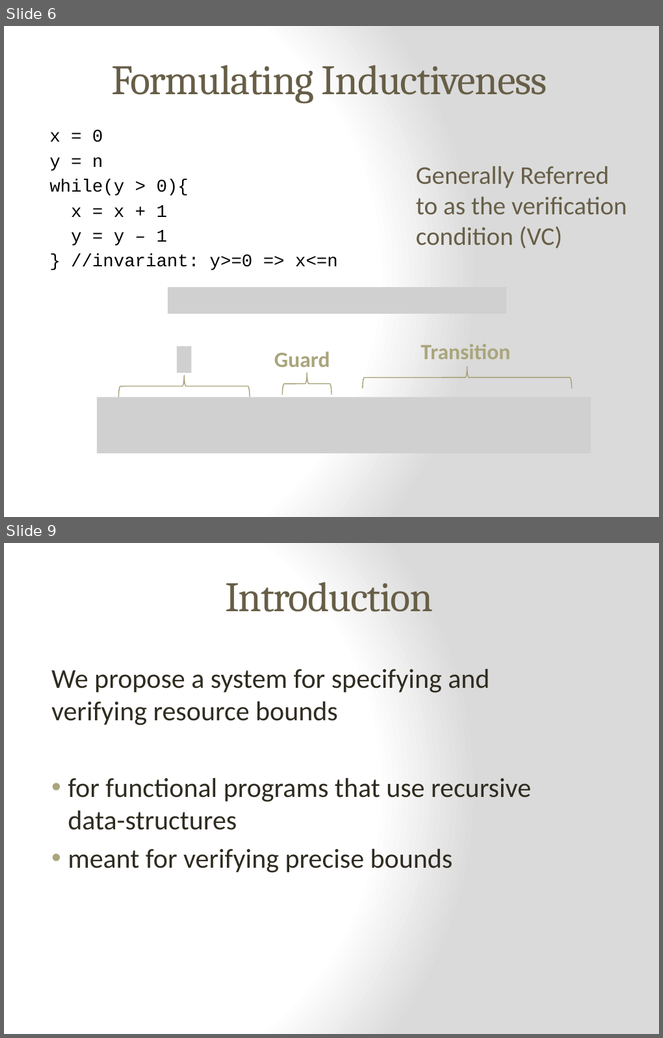
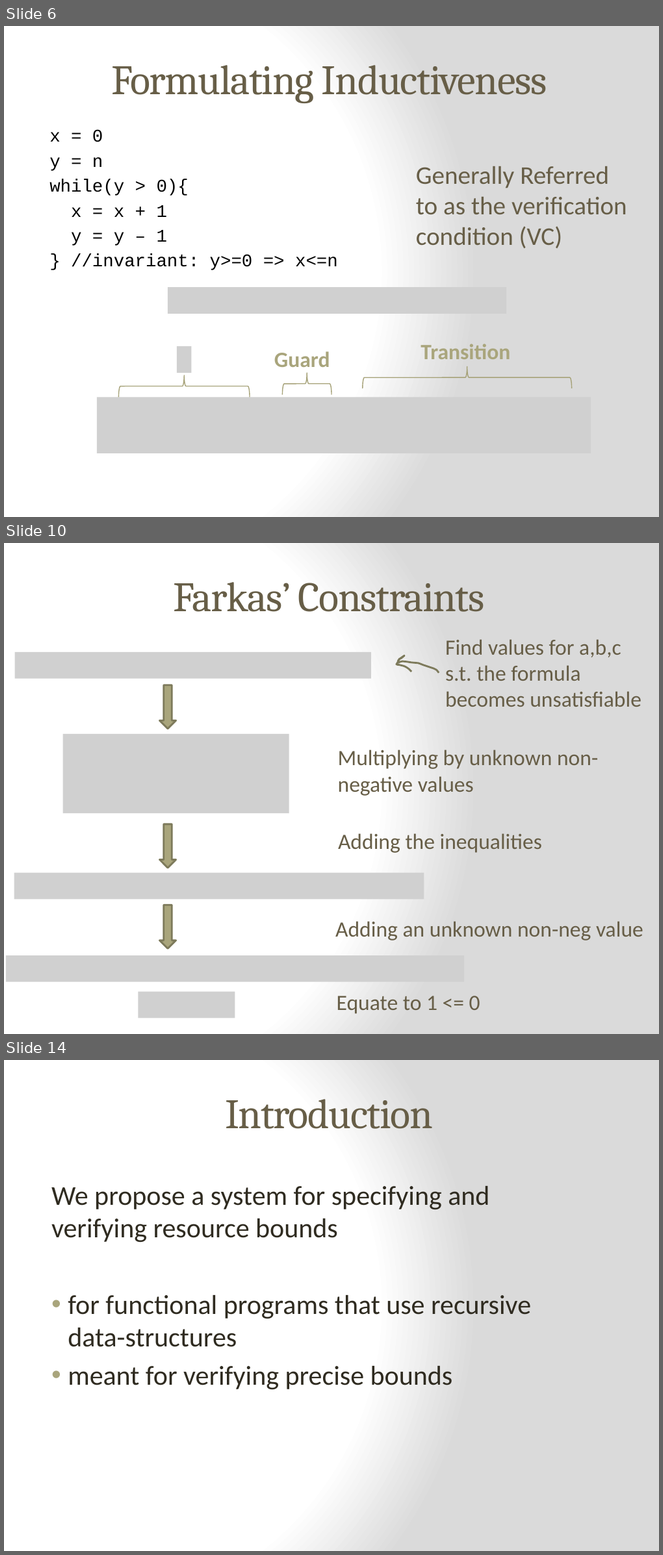
Before and after one commit to epfl-lara/leon, a slide deck: slides/Invariant&BoundInference.pptx. Shown one above the other, each under a label of ours: slides 6 and 9 before the commit, slides 6, 10 and 14 after it; the slides between them are not shown. The pictures are 663x1038 and 663x1555 pixels, drawn with LibreOffice and Linux fonts; fonts in the diff are those of the drawing; grey boxes stand for pictures. Boxes give left, top, right and bottom in pixels: in the first picture for what was removed or moved away, otherwise in the second. Text is boxed around its words. In the diff, an @@ line names an element or a change of style, - is before the commit and + after.

```diff
--- a/slides/Invariant&BoundInference.pptx
+++ b/slides/Invariant&BoundInference.pptx
@@ slide 10 added at <box>4,543,659,1034</box>, background gradient #FFFFFF to #DADADA @@
@@ title added at <box>174,582,485,612</box>, 46 pt, text #675E47 @@
+Farkas’ Constraints
@@ text added at <box>445,639,642,707</box>, 24 pt, text #675E47 @@
+Find values for a,b,c
+s.t. the formula becomes unsatisfiable
@@ picture added at <box>15,652,371,679</box> @@
@@ freeform shape added at <box>397,655,439,673</box>, outline #7D7A5C 2 pt @@
@@ down arrow added at <box>160,685,176,729</box>, fill #A9A57C, outline #7D7A5C 2 pt @@
@@ picture added at <box>63,734,289,813</box> @@
@@ text added at <box>338,750,598,796</box>, 24 pt, text #675E47 @@
+Multiplying by unknown non-negative values
@@ down arrow added at <box>160,824,176,868</box>, fill #A9A57C, outline #7D7A5C 2 pt @@
@@ text added at <box>338,834,542,853</box>, 24 pt, text #675E47 @@
+Adding the inequalities
@@ picture added at <box>14,873,425,899</box> @@
@@ down arrow added at <box>160,905,176,949</box>, fill #A9A57C, outline #7D7A5C 2 pt @@
@@ text added at <box>336,921,644,941</box>, 24 pt, text #675E47 @@
+Adding an unknown non-neg value
@@ picture added at <box>6,956,465,982</box> @@
@@ picture added at <box>139,991,235,1018</box> @@
@@ text added at <box>337,996,480,1014</box>, 24 pt, text #675E47 @@
+Equate to 1 <= 0
@@ what was slide 9 is now slide 14 @@
```
Also in this commit, not shown: 1 slide changed, 4 other slides added.
